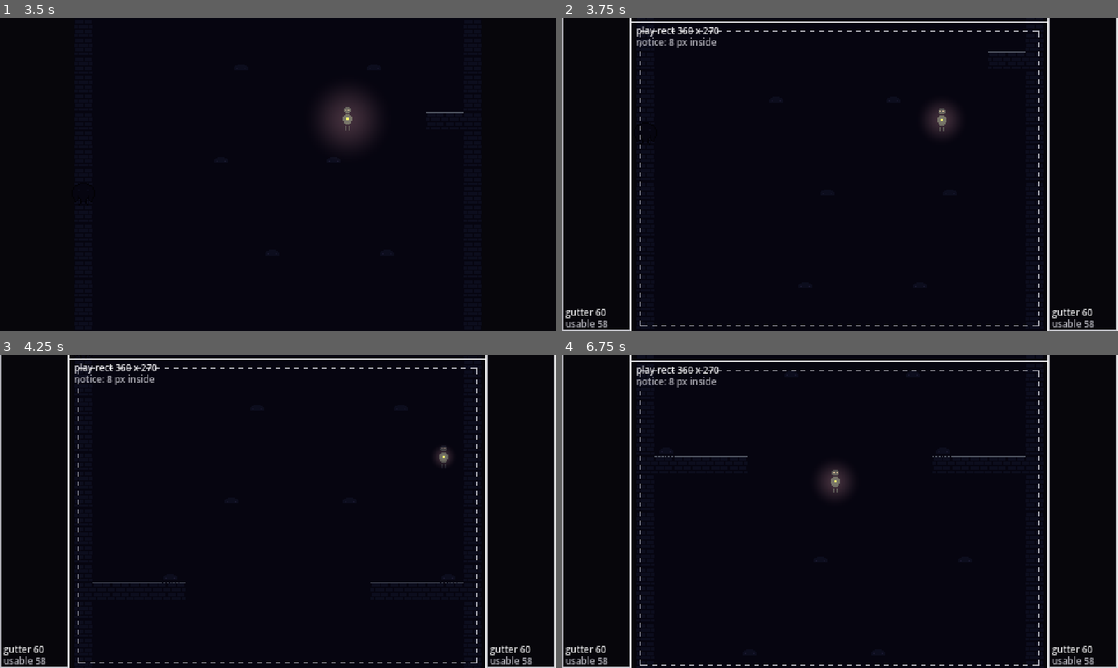
Above: before the commit, frames 1-4 (two rows, left to right).
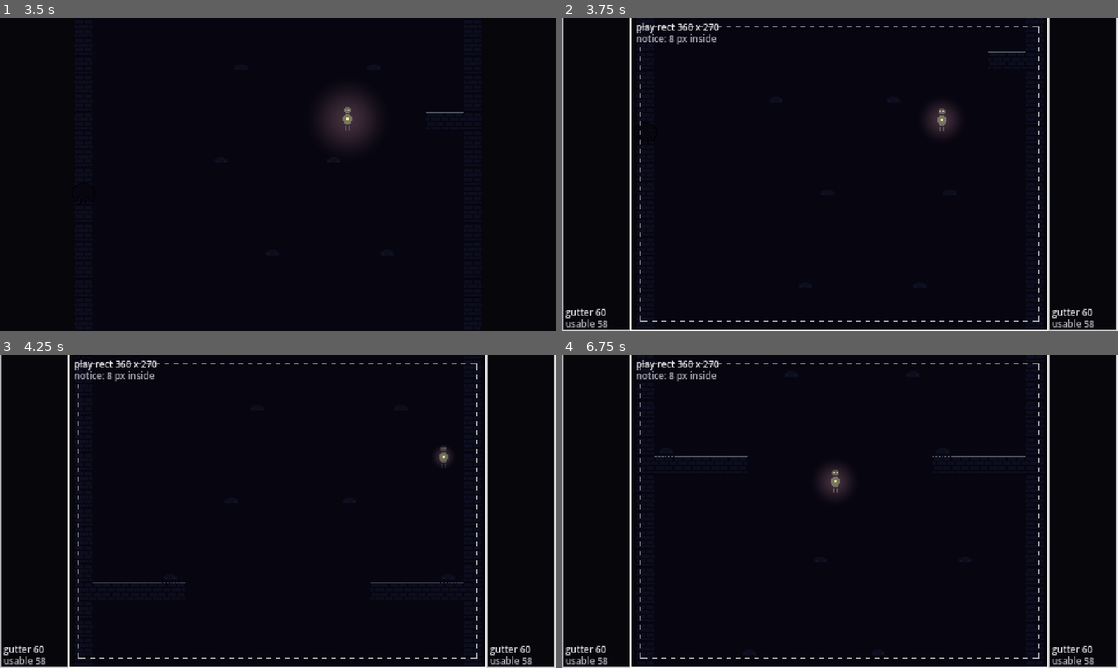
Above: after the commit, the same moments.

Repository: sonlemin/2d
Game: Godot game, scene res://scenes/world/world.tscn
Same seed, same stepped clock (60 frames per second), same inputs: the game is played once before the commit and once after it.
Inputs (mouse positions are in pixels of both pictures, inside the frame that each line leads up to):
- Up to frame 1 (3.5 s): tap Enter at 0.5 s; move the mouse to (400, 158) at 0.52 s; hold C (dash) 0.53-1.28 s; hold Right (move_right) 0.53-2.03 s; click (400, 158) at 0.67 s; tap Z (jump) at 0.77, 1.52, 3.02 s; tap V (light) at 0.8, 1.35 s; move the mouse to (166, 190) at 1.27 s; tap C (dash) at 1.55, 2.85 s; move the mouse to (333, 105) at 2.02 s; hold Left (move_left) 2.03-2.78 s; hold V (light) 2.03-2.78 s; tap X (attack) at 2.1 s; move the mouse to (250, 237) at 2.77 s; hold Right (move_right) from 2.78 s (still down); click (250, 237) at 2.92 s
- Up to frame 2 (3.75 s): keep holding Right (move_right); move the mouse to (1006, 221) at 3.52 s; hold V (light) from 3.53 s (still down); tap ` (dev_overlay) at 3.6 s
- Up to frame 3 (4.25 s): keep holding Right (move_right); keep holding V (light); tap Z (jump) at 3.77 s
- Up to frame 4 (6.75 s): move the mouse to (673, 464) at 4.27 s; release Right (move_right) at 4.28 s; release V (light) at 4.28 s; hold Left (move_left) 4.28-5.03 s; tap V (light) at 4.35 s; tap Z (jump) at 4.52, 6.02 s; tap C (dash) at 4.55, 5.85 s; move the mouse to (867, 511) at 5.02 s; hold Right (move_right) 5.03-5.78 s; hold V (light) 5.03-5.78 s; tap F at 5.1 s; click (867, 511) at 5.17 s; move the mouse to (756, 433) at 5.77 s; hold Left (move_left) from 5.78 s (still down); move the mouse to (962, 495) at 6.52 s; hold V (light) from 6.53 s (still down)

Frame 1 is identical in both runs. In frame 2, 2.0% of the frame differs, in the area x 12-88%, y 1-100%; in frame 3, 2.0%; in frame 4, 2.0%.

Commit message:
fix: DevTools overlays 1 and 2 no longer shake while falling
sonlm on the laptop: overlay 1's play-rect frame shook while falling.
Both overlays drew camera- or player-bound marks in world space at
physics-tick positions, while the engine draws the view and the player
interpolated between ticks; a probe measured a 4-12 px gap at a
400 px/s fall, different every frame.

Mode 1 now draws on ScreenMarks: play_rect_on_screen() places
World.play_rect() by its offset inside World.light_rect() of the same
tick, so it is the game's own rect and sits still. Mode 2's ring,
labels and sense lines draw on DevLightMarks, a child of the live player
that the engine interpolates with its sprite, re-attached to a
respawned player the next frame; its draw callback is bound to its own
node (a queued draw of the old marks hit a null field otherwise).

Tests: smoke_dev_tools samples mode 1 on every frame of a fall, and
checks mode 2's marks ride on the player, leave with mode 2 and follow
a respawn. Red checks R9 (the old mode 1 placement) and R11 (an unbound
draw callback) fail them. 20 tests, 1261 ok.

Co-Authored-By: Claude Opus 5.5 <noreply@anthropic.com>
Claude-Session: https://claude.ai/code/session_01YMih4ACofiM5APdWkgs8G6

Diff:
--- a/game/scripts/dev/overlays.gd
+++ b/game/scripts/dev/overlays.gd
@@ -7,9 +7,13 @@
 ## sensing constants, the Room's exits), never a copied number. Two drawers, both under DevTools:
 ## - WorldMarks draws in world space on World's canvas. The Darkness CanvasModulate would dim it to
 ##   a tenth (probed: light_mask = 0 doesn't escape it), so it uses one cached unshaded material.
-##   It never moves, so it stays registered with the room tiles under physics interpolation; a mark
-##   at an actor sits at its tick position, up to one tick off the interpolated sprite (accepted).
-## - ScreenMarks draws in screen pixels on its own CanvasLayer above the UI, over the gutters.
+##   It never moves, so it stays registered with the room tiles under physics interpolation. A
+##   predator's label sits at its tick position, up to a tick of its travel off its interpolated
+##   sprite (at most 1.6 px at a hunt's 95 px/s; accepted).
+## - Mode 2's light marks ride on the player instead, on a child the engine interpolates with its
+##   sprite: at its tick position they shook while it fell (sonlm, laptop 2026-11-19).
+## - ScreenMarks draws in screen pixels on its own CanvasLayer above the UI, over the gutters. Mode
+##   1's play rect is here too: it moves with the camera, so in world space it shook while falling.
 ## Nothing pulses or blinks (NFR8), and no colour is the reserved amber or red (NFR9).
 
 const PerfRun := preload("perf_run.gd")
@@ -43,6 +47,7 @@
 var readout := PackedStringArray()  ## mode 4's rows before the Clock rows; public for tests
 var clock_seen := {}  ## StringName -> {scale, ms}: every Clock request seen this frame or within the linger
 var clock_list: Array[Dictionary] = []  ## the readout's Clock rows at the latest rebuild: {id, scale, live}
+var player_marks: Node2D  ## mode 2's light marks, a child of the live player; else null. Public for tests
 
 var _world_marks: Node2D
 var _screen_marks: Node2D
@@ -87,6 +92,7 @@
 
 
 func _process(_delta: float) -> void:
+	_place_player_marks()
 	if mode == 0:
 		return
 	if mode == 4:
@@ -100,6 +106,8 @@
 
 func _redraw() -> void:
 	_world_marks.queue_redraw()
+	if is_instance_valid(player_marks):
+		player_marks.queue_redraw()
 	_screen_marks.queue_redraw()
 
 
@@ -230,12 +238,6 @@
 	if not is_instance_valid(world):
 		return
 	match mode:
-		1:
-			var r := world.play_rect()
-			_world_marks.draw_rect(r, WHITE, false, 1.0)
-			_dashed_rect(_world_marks, r.grow(-Lurker.SCREEN_MARGIN), GREY)
-			_text(_world_marks, r.position + Vector2(4, 2), "play rect %d x %d" % [r.size.x, r.size.y], WHITE)
-			_text(_world_marks, r.position + Vector2(4, 12), "notice: %d px inside" % Lurker.SCREEN_MARGIN, GREY)
 		2:
 			_draw_light()
 		3:
@@ -263,37 +265,83 @@
 	return {radius = r, reach = r * Lurker.NOTICE_FACTOR, noticeable = r >= Lurker.NOTICE_MIN_RADIUS}
 
 
-## A light that can't be noticed has its reach ring drawn dashed and dim, which shows the 40 px
-## base light as safe.
+## Mode 2 in world space: each predator's state beside it. The player's marks are drawn on the
+## player itself (_draw_player_marks()).
 func _draw_light() -> void:
-	var player := get_tree().get_first_node_in_group("player") as Player
-	var alive := is_instance_valid(player) and not player.is_dead
-	if alive:
-		var c := player.global_position
-		var m := light_marks(player.light_radius())
-		_world_marks.draw_arc(c, m.radius, 0.0, TAU, 48, CYAN, 1.0)
-		# Labels by the player, whom the camera keeps near the middle: at a ring's edge they would
-		# fall under a gutter once the light grows.
-		_text(_world_marks, c + Vector2(8, 4), "light %d px" % m.radius, CYAN)
-		if not m.noticeable:
-			_dashed_circle(_world_marks, c, m.reach, DIM)
-			_text(_world_marks, c + Vector2(8, 14), "reach %d px: below notice (< %d px)" % [m.reach, Lurker.NOTICE_MIN_RADIUS], DIM)
-		else:
-			_world_marks.draw_arc(c, m.reach, 0.0, TAU, 64, CYAN, 1.0)
-			_text(_world_marks, c + Vector2(8, 14), "notice reach %d px" % m.reach, CYAN)
 	for p: Node in get_tree().get_nodes_in_group("predator"):
 		if not is_instance_valid(p) or not ("state" in p) or not p is Node2D:
 			continue
 		var pos: Vector2 = p.global_position
 		var state_name: String = Lurker.State.keys()[p.state] if p is Lurker else str(p.state)
 		_beside(pos.x - 8, pos.x + 8, pos.y - 10, state_name, MAGENTA)  # lurkers sit in the walls, by the gutters
-		if alive and p.has_method(&"senses") and p.senses(player):
-			_world_marks.draw_line(pos, player.global_position, MAGENTA, 1.0)
+
+
+## Mode 2's marks ride on the live player: a child at its origin, which the engine interpolates
+## with its sprite. At the player's tick position they trailed and shook against the sprite while
+## it fell (sonlm, laptop 2026-11-19). The Player node never mirrors (only its sprite flips), so
+## the labels read the right way round. After a respawn the old marks go with the old player and
+## the next frame puts new ones on; outside mode 2 there are none.
+func _place_player_marks() -> void:
+	var player: Player = (get_tree().get_first_node_in_group("player") as Player) if mode == 2 else null
+	if is_instance_valid(player_marks) and player_marks.get_parent() == player:
+		return
+	if is_instance_valid(player_marks):
+		player_marks.queue_free()
+	player_marks = null
+	if player == null:
+		return
+	player_marks = Node2D.new()
+	player_marks.name = "DevLightMarks"
+	player_marks.z_index = 100
+	player_marks.material = unshaded_material()  # must read under the darkness, like WorldMarks
+	# Bound to its own node: a draw already queued on old marks runs after the field moved on.
+	player_marks.draw.connect(_draw_player_marks.bind(player_marks))
+	player.add_child(player_marks)
+
+
+## In the player's own space (the origin is the player). A light that can't be noticed has its
+## reach ring drawn dashed and dim, which shows the 40 px base light as safe. A sense line's
+## player end is exact; its far end is the predator's tick offset, so it can sit up to a tick of
+## their relative travel off the predator's sprite.
+func _draw_player_marks(marks: Node2D) -> void:
+	var player := marks.get_parent() as Player
+	if not is_instance_valid(player) or player.is_dead:
+		return
+	var m := light_marks(player.light_radius())
+	marks.draw_arc(Vector2.ZERO, m.radius, 0.0, TAU, 48, CYAN, 1.0)
+	# Labels by the player, whom the camera keeps near the middle: at a ring's edge they would
+	# fall under a gutter once the light grows.
+	_text(marks, Vector2(8, 4), "light %d px" % m.radius, CYAN)
+	if not m.noticeable:
+		_dashed_circle(marks, Vector2.ZERO, m.reach, DIM)
+		_text(marks, Vector2(8, 14), "reach %d px: below notice (< %d px)" % [m.reach, Lurker.NOTICE_MIN_RADIUS], DIM)
+	else:
+		marks.draw_arc(Vector2.ZERO, m.reach, 0.0, TAU, 64, CYAN, 1.0)
+		_text(marks, Vector2(8, 14), "notice reach %d px" % m.reach, CYAN)
+	for p: Node in get_tree().get_nodes_in_group("predator"):
+		if is_instance_valid(p) and p is Node2D and p.has_method(&"senses") and p.senses(player):
+			marks.draw_line(Vector2.ZERO, marks.to_local((p as Node2D).global_position), MAGENTA, 1.0)
+
+
+## Mode 1's play rect in screen pixels: World.play_rect() placed by its offset inside the view of
+## the same tick (World.light_rect()), so it is the game's own rect yet sits still on screen. Never
+## drawn in world space: the engine draws the view interpolated between physics ticks while
+## play_rect() moves only on ticks, so a world-space frame shook by up to a tick of camera travel
+## while falling (sonlm, laptop 2026-11-19; probed: 4-12 px at 400 px/s). Public for tests.
+func play_rect_on_screen() -> Rect2:
+	var play := world.play_rect()
+	return Rect2(play.position - world.light_rect().position, play.size)
 
 
 func _draw_screen() -> void:
 	match mode:
 		1:
+			if is_instance_valid(world):
+				var r := play_rect_on_screen()
+				_screen_marks.draw_rect(r, WHITE, false, 1.0)
+				_dashed_rect(_screen_marks, r.grow(-Lurker.SCREEN_MARGIN), GREY)
+				_text(_screen_marks, r.position + Vector2(4, 2), "play rect %d x %d" % [r.size.x, r.size.y], WHITE)
+				_text(_screen_marks, r.position + Vector2(4, 12), "notice: %d px inside" % Lurker.SCREEN_MARGIN, GREY)
 			var h := _screen_marks.get_viewport_rect().size.y
 			var g := CameraRig.GUTTER_WIDTH
 			for x in [0.0, g + CameraRig.PLAY_WIDTH]:
--- a/game/tests/smoke_dev_tools.gd
+++ b/game/tests/smoke_dev_tools.gd
@@ -94,7 +94,9 @@
 	await test_log()
 	await test_set()
 	await test_overlay_cycle()
+	await test_overlay_play_rect_steady()
 	await test_overlay_light()
+	await test_overlay_light_respawn()
 	await test_clock_rows()
 	await test_lights()
 	await test_room_items()
@@ -549,6 +551,36 @@
 	_draws[which] = _draws.get(which, 0) + 1
 
 
+## Mode 1 during a fall (sonlm, laptop 2026-11-19: the play rect shook while falling). The engine
+## draws the view interpolated between physics ticks, while play_rect() moves only on ticks, so a
+## frame drawn in world space was off by up to a tick of camera travel, a different amount every
+## frame. On screen the play rect must sit still: sampled every rendered frame, several per tick,
+## while the player falls down m1_shaft's open centre (x 176 is clear down to row 85).
+func test_overlay_play_rect_steady() -> void:
+	_build([])
+	await frames(2)
+	var ov := _dev().overlays
+	await _press_overlay()
+	var p := _spawned[0]
+	p.global_position = Vector2(176, 120)
+	p.reset_physics_interpolation()  # AR6: a teleport
+	var want := Rect2(Vector2(CameraRig.GUTTER_WIDTH, 0.0), Vector2(CameraRig.PLAY_WIDTH, 270.0))
+	var view_y := _world.light_rect().position.y
+	var start_tick := Engine.get_physics_frames()
+	var samples := 0
+	var off: Array[Rect2] = []
+	while Engine.get_physics_frames() - start_tick < 30 and samples < 100_000:
+		await get_tree().process_frame
+		samples += 1
+		var r: Rect2 = ov.play_rect_on_screen()
+		if r != want and off.size() < 3:
+			off.append(r)
+	var fell := _world.light_rect().position.y - view_y
+	check(ov.mode == 1 and fell > 30.0 and samples > 30, "(premise) mode 1 while the camera falls %.0f px, %d frames over 30 ticks" % [fell, samples])
+	check(off.is_empty(), "mode 1's play rect sits still on screen at %s every frame of the fall (got %s)" % [want, off])
+	await _teardown()
+
+
 ## AC7 mode 2 past the notice radius, beside a lurker that senses the player (the cycle test's
 ## chain-0 spawn reaches only the dashed branch): the solid reach ring, the label and the sense line
 ## draw with no error, and light_marks() agrees with the lurker's own decision. The player is held
@@ -580,8 +612,45 @@
 	(ov.get_node("WorldMarks") as Node2D).draw.connect(_on_draw.bind("world"))
 	ov.mode = 2
 	await get_tree().process_frame
-	await get_tree().process_frame
-	check(_draws.get("world", 0) > 0, "mode 2 draws the notice-reach ring and the sense line, with no error")
+	# sonlm, laptop 2026-11-19: overlay marks drawn in world space at the player's tick position
+	# trail and shake against its interpolated sprite while it falls. On a child of the player, the
+	# engine interpolates them with it.
+	var marks: Node2D = ov.player_marks
+	check(is_instance_valid(marks) and marks.get_parent() == p and marks.position == Vector2.ZERO and marks.material == Overlays.unshaded_material(),
+			"mode 2's light marks ride on the player: a child at its origin, unshaded (got %s)" % [marks])
+	if is_instance_valid(marks):
+		marks.draw.connect(_on_draw.bind("player"))
+	await get_tree().process_frame
+	await get_tree().process_frame
+	check(_draws.get("player", 0) > 0 and _draws.get("world", 0) > 0,
+			"mode 2 draws the notice-reach ring and the sense line on the player's marks and the lurker labels in the world, with no error (got %s)" % [_draws])
+	ov.mode = 3
+	await get_tree().process_frame
+	await get_tree().process_frame
+	check(not is_instance_valid(marks) and ov.player_marks == null, "...and leaving mode 2 takes the player's marks away")
+	await _teardown()
+
+
+## Mode 2 across a death: the marks go with the old player, and the next frame puts new ones on
+## the respawned player.
+func test_overlay_light_respawn() -> void:
+	_build([])
+	await frames(2)
+	var ov := _dev().overlays
+	ov.mode = 2
+	await get_tree().process_frame  # resumes before this frame's _process: the marks come in it
+	await get_tree().process_frame
+	var first: Node2D = ov.player_marks
+	check(is_instance_valid(first) and first.get_parent() == _spawned[0], "(premise) mode 2's marks ride on the first player")
+	_spawned[0].die()
+	var start_ms := Time.get_ticks_msec()
+	while _spawned.size() < 2 and Time.get_ticks_msec() - start_ms < 3000:
+		await get_tree().process_frame
+	await get_tree().process_frame
+	await get_tree().process_frame
+	var q: Player = _spawned[1] if _spawned.size() == 2 else null
+	check(q != null and not is_instance_valid(first) and is_instance_valid(ov.player_marks) and ov.player_marks.get_parent() == q,
+			"after a death the marks are gone with the old player and ride on the respawned one")
 	await _teardown()
 
 
Not shown, changed: _bmad-output/implementation-artifacts/1-12-worst-case-performance-scene.md
Not shown, changed: docs/component-inventory.md
